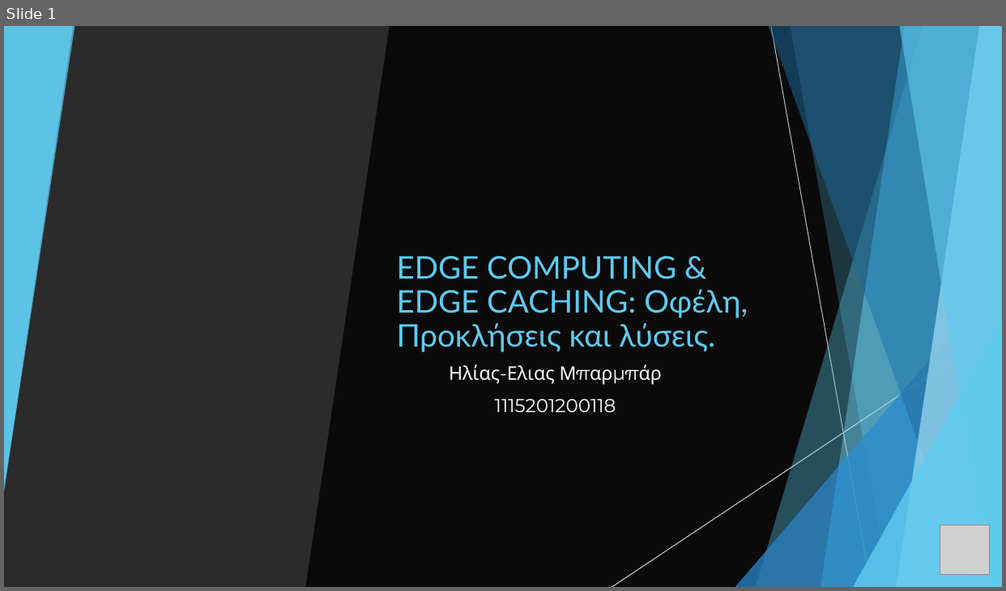
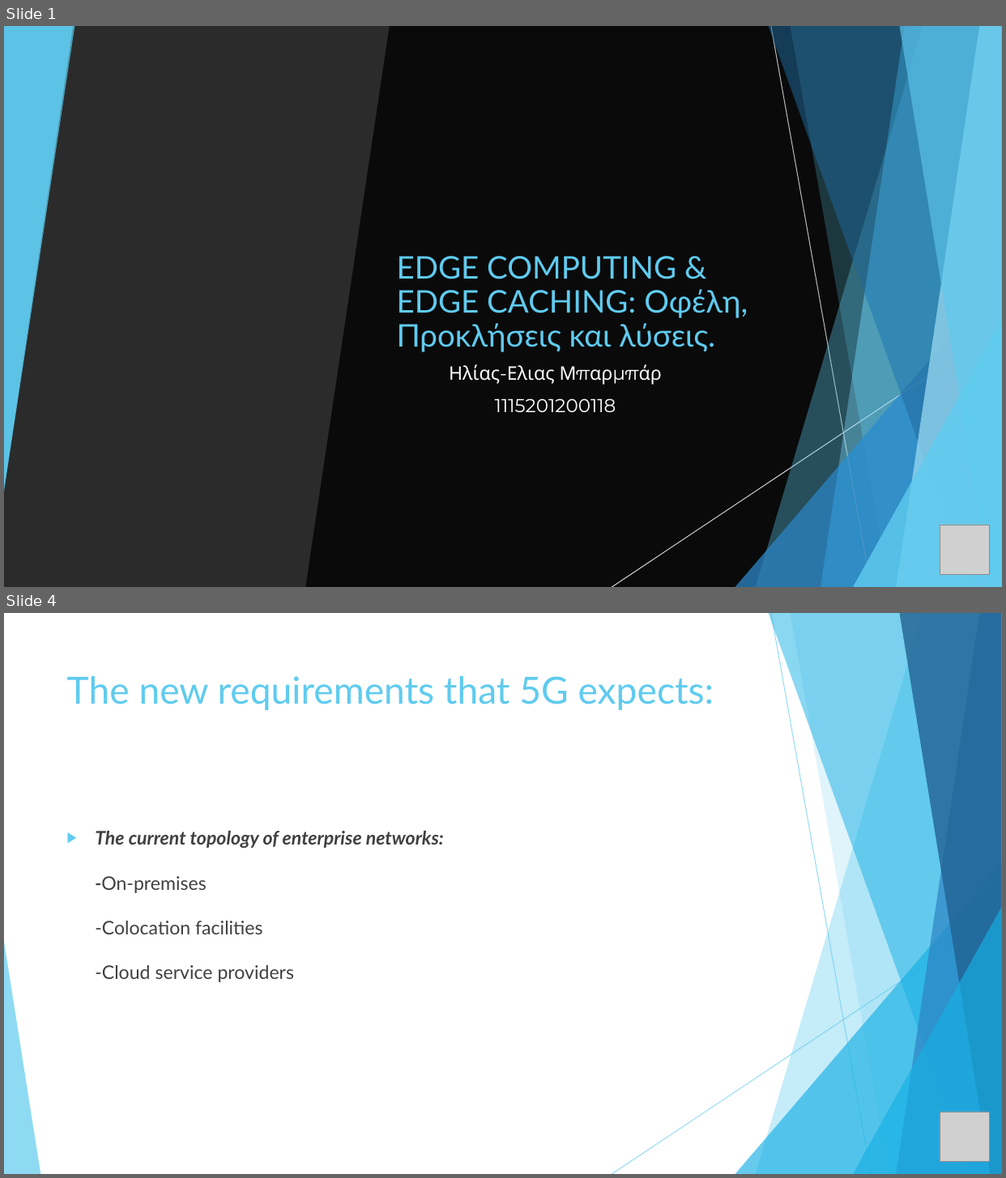
Before and after one commit to IliasBarmpar/Edge-Computing-and-Edge-Caching-Presentation-uni-course, a slide deck: Παρουσίαση Edge Computing & Edge Caching.pptx. Shown one above the other, each under a label of ours: slide 1 before the commit, slides 1 and 4 after it; the slides between them are not shown. The pictures are 1006x591 and 1006x1178 pixels, drawn with LibreOffice and Linux fonts; fonts in the diff are those of the drawing; grey boxes stand for pictures; background and template pictures are left out; a plain dark background stands for a picture behind light text. Boxes give left, top, right and bottom in pixels: in the first picture for what was removed or moved away, otherwise in the second. Text is boxed around its words. In the diff, an @@ line names an element or a change of style, - is before the commit and + after.

```diff
--- a/Παρουσίαση Edge Computing & Edge Caching.pptx
+++ b/Παρουσίαση Edge Computing & Edge Caching.pptx
@@ slide 4 added at (x1=4, y1=613, x2=1002, y2=1174), background #FFFFFF; not listed: 9 template elements that a slide beside it also shows @@
@@ title added at (x1=67, y1=676, x2=714, y2=710), 36 pt, text #5FCBEF @@
+The new requirements that 5G expects:
@@ text added at (x1=95, y1=831, x2=444, y2=982), 18 pt, text #404040 @@
+▶ The current topology of enterprise networks:
+  -On-premises
+  -Colocation facilities
+  -Cloud service providers
@@ triangle added at (x1=4, y1=942, x2=40, y2=1174), fill #5FCBEF at 70% opacity @@
@@ picture added at (x1=940, y1=1112, x2=990, y2=1162) @@
```
Also in this commit, not shown: 3 slides changed, 3 other slides added, 8 slides removed, 2 other files.
